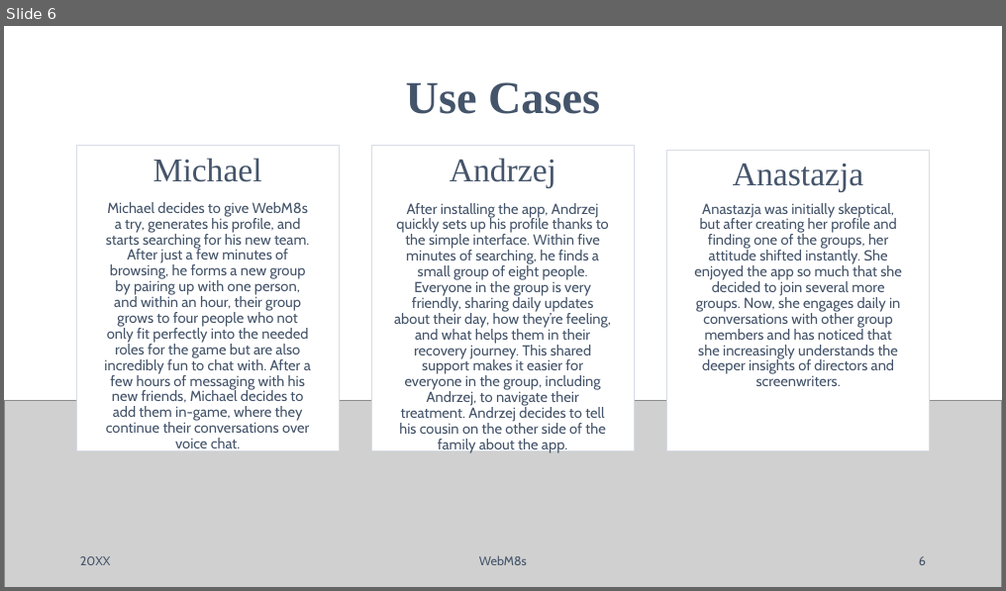
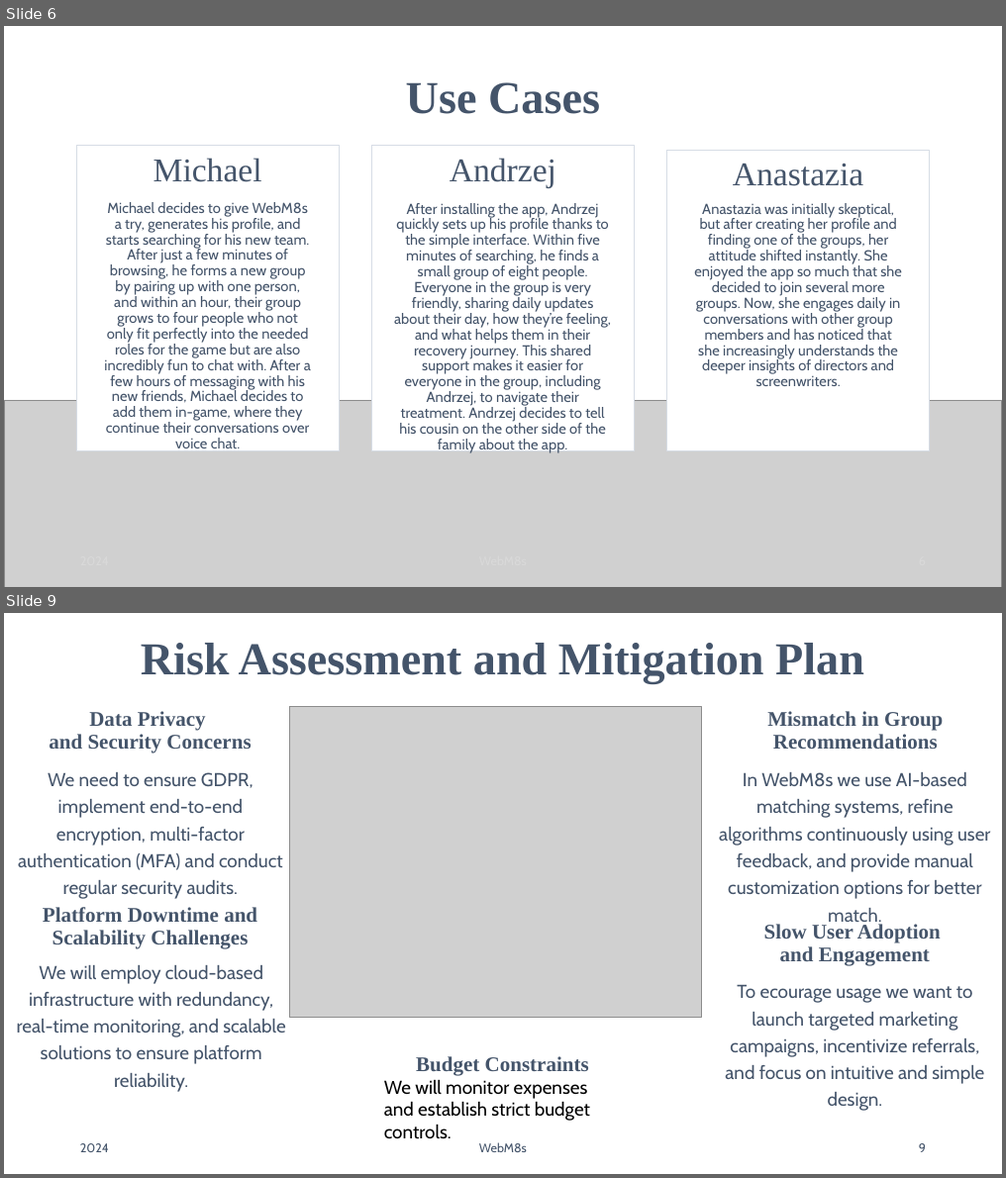
Before and after one commit to jankotanime/projekt-WZI, a slide deck: WebM8s.pptx. Shown one above the other, each under a label of ours: slide 6 before the commit, slides 6 and 9 after it; the slides between them are not shown. The pictures are 1006x591 and 1006x1178 pixels, drawn with LibreOffice and Linux fonts; fonts in the diff are those of the drawing; grey boxes stand for pictures. Boxes give left, top, right and bottom in pixels: in the first picture for what was removed or moved away, otherwise in the second. Text is boxed around its words. In the diff, an @@ line names an element or a change of style, - is before the commit and + after.

```diff
--- a/WebM8s.pptx
+++ b/WebM8s.pptx
@@ slide 9 added at box(4, 613, 1002, 1174), background #FFFFFF @@
@@ title added at box(141, 643, 864, 683), 44 pt, text #44546A, bold @@
+Risk Assessment and Mitigation Plan
@@ text added at box(49, 711, 251, 754), 20 pt, text #44546A, bold @@
+Data Privacy
+and Security Concerns
@@ picture added at box(289, 707, 702, 1018) @@
@@ text added at box(767, 711, 943, 749), 20 pt, text #44546A, bold @@
+Mismatch in Group Recommendations
@@ text added at box(18, 772, 283, 899), 18 pt, text #44546A @@
+We need to ensure GDPR, implement end-to-end encryption, multi-factor authentication (MFA) and conduct regular security audits.
@@ text added at box(719, 772, 990, 899), 18 pt, text #44546A @@
+In WebM8s we use AI-based matching systems, refine algorithms continuously using user feedback, and provide manual customization options for better match.
@@ text added at box(43, 907, 257, 950), 20 pt, text #44546A, bold @@
+Platform Downtime and Scalability Challenges
@@ text added at box(764, 924, 941, 966), 20 pt, text #44546A, bold @@
+Slow User Adoption
+and Engagement
@@ text added at box(17, 965, 286, 1092), 18 pt, text #44546A @@
+We will employ cloud-based infrastructure with redundancy, real-time monitoring, and scalable solutions to ensure platform reliability.
@@ text added at box(725, 984, 984, 1111), 18 pt, text #44546A @@
+To ecourage usage we want to launch targeted marketing campaigns, incentivize referrals, and focus on intuitive and simple design.
@@ text added at box(384, 1057, 590, 1140), 18 pt, text #000000 @@
+Budget Constraints
+We will monitor expenses and establish strict budget controls.
@@ text added at box(80, 1144, 109, 1153), 12 pt, text #44546A @@
+2024
@@ text added at box(479, 1143, 527, 1153), 12 pt, text #44546A @@
+WebM8s
@@ page number added at box(919, 1144, 926, 1153), 12 pt, text #44546A @@
+9
@@ slide 6 changed as well @@
@@ text at box(733, 164, 863, 186): text changed @@
-Anastazja
+Anastazia
@@ text at box(694, 203, 902, 386): text changed @@
-Anastazja was initially skeptical, but after creating her profile and finding one of the groups, her attitude shifted instantly. She enjoyed the app so much that she decided to join several more groups. Now, she engages daily in conversations with other group members and has noticed that she increasingly understands the deeper insights of directors and screenwriters.
+Anastazia was initially skeptical, but after creating her profile and finding one of the groups, her attitude shifted instantly. She enjoyed the app so much that she decided to join several more groups. Now, she engages daily in conversations with other group members and has noticed that she increasingly understands the deeper insights of directors and screenwriters.
@@ text removed at box(80, 557, 111, 566) @@
-20XX
@@ text removed at box(479, 556, 527, 566) @@
-WebM8s
@@ page number removed at box(919, 557, 926, 566) @@
-6
```
Also in this commit, not shown: 10 other slides changed, 5 other slides added, 2 other files.
